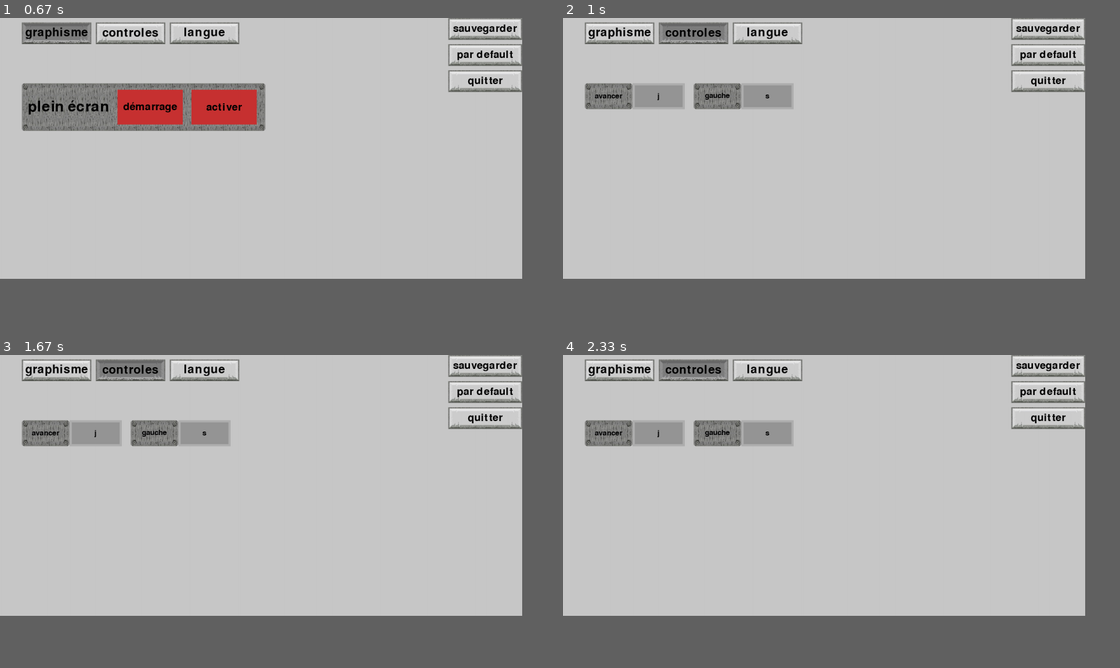
Above: before the commit, frames 1-4 (two rows, left to right).
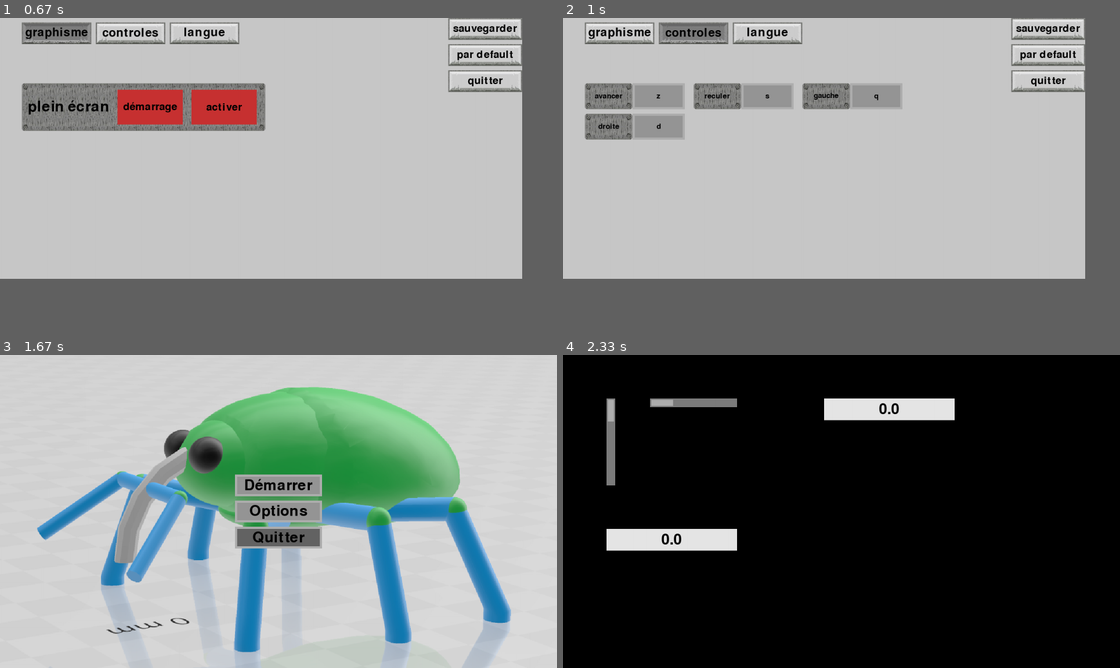
Above: after the commit, the same moments.

Repository: artieur262/Roborancon
Game: pygame game, started from main.py
Same seed, same stepped clock (60 frames per second), same inputs: the game is played once before the commit and once after it.
Inputs (mouse positions are in pixels of both pictures, inside the frame that each line leads up to):
- Up to frame 1 (0.67 s): click (261, 149) at 0.38 s
- Up to frame 2 (1 s): press the mouse at (691, 33) at 0.7 s; move the mouse to (780, 118) at 0.8 s; release the mouse at (863, 202) at 0.93 s
- Up to frame 3 (1.67 s): hold F11 1-1.47 s; hold Esc from 1.5 s (still down)
- Up to frame 4 (2.33 s): release Esc at 1.97 s; press the mouse at (841, 486) at 2.03 s; move the mouse to (785, 452) at 2.13 s; release the mouse at (735, 414) at 2.27 s
In frame 3 the window is 900x450 before the commit and 960x540 after it. Grey fills any space a smaller window leaves; there, only what the larger window draws over its background counts as a difference.

Frame 1 is identical in both runs. In frame 2, 2.9% of the frame differs, in the area x 3-61%, y 20-39%; in frame 3, 36%; in frame 4, 78%, in the area x 0-94%, y 0-84%.

Commit message:
ajout du décalge à la ligne des touuches dans le option ajout des touche reculer et droite

Diff:
--- a/menu/menu_option.py
+++ b/menu/menu_option.py
@@ -35,6 +35,7 @@
 class MenuOption:
     """menu de démarrage"""
 
+    # ordre_touche = ["avancer", "reculer", "gauche", "droite"]
     onglet_langue = {
         "fr": ["graphisme", "controles", "langue"],
         "en": ["graphics", "controls", "language"],
@@ -43,7 +44,20 @@
         "fr": ["démarrage", "activer", "sauvegarder", "par default", "quitter"],
         "en": ["start", "active", "save", "defaut", "quit"],
     }
-    touche_langue = {"fr": {"avancer": "avancer", "gauche": "gauche"}}
+    touche_langue = {
+        "fr": {
+            "avancer": "avancer",
+            "reculer": "reculer",
+            "gauche": "gauche",
+            "droite": "droite",
+        },
+        "en": {
+            "avancer": "forward",
+            "reculer": "backward",
+            "gauche": "left",
+            "droite": "right",
+        },
+    }
     zonetexte_langue = {
         "fr": [
             "plein écran",
@@ -253,6 +267,7 @@
                 mode_palcement,
             )
 
+        # place les boutons et les zones de texte pour changer les controles
         for controle in self.controle[0]:
             self.bouton["controles"].append(
                 BoutonText(
@@ -350,10 +365,18 @@
                     bouton.set_pos((screen.get_width() - bouton.get_size()[0], 120))
         match self.onglet_actuel:
             case "controles":
+                max_ligne = (screen.get_width() - 210) // 250
+                if max_ligne < 2:
+                    max_ligne = 2
+
                 for i, bouton in enumerate(self.bouton["controles"]):
-                    bouton.set_pos((160 + i * 250, 150))
+                    bouton.set_pos(
+                        (160 + i % max_ligne * 250, 150 + 70 * (i // max_ligne))
+                    )
                 for i, zone_texte in enumerate(self.zone_texte["controles"]):
-                    zone_texte.set_pos((50 + i * 250, 150))
+                    zone_texte.set_pos(
+                        (50 + i % max_ligne * 250, 150 + 70 * (i // max_ligne))
+                    )
 
     def actualise_bouton(self):
         """actualise les boutons"""
@@ -553,7 +576,15 @@
         while encour:
             event = actualise_event(clavier, souris)
             temp = menu.play()
-            if temp == "quitter" or "quitter" in event:
+            if clavier.get_pression(pygame.K_F11) == "vien_presser":
+                change_fullscreen()
+                event.add("redimentione")
+
+            if (
+                temp == "quitter"
+                or "quitter" in event
+                or clavier.get_pression(pygame.K_ESCAPE) == "vien_presser"
+            ):
                 if (
                     save.load_json(menu.lien_graphisme) != menu.graphisme
                     or save.load_json(menu.lien_controle) != menu.controle
@@ -570,6 +601,7 @@
                     save.save_json(menu.lien_controle, menu.controle)
                     save.save_json(menu.lien_langue, menu.langue_option)
                 encour = False
+                temp = "quitter"
             if "redimentione" in event:
                 menu.actualise_dimention()
             screen.fill((200, 200, 200))
--- a/option/control.json
+++ b/option/control.json
@@ -1,10 +1,14 @@
 [
  {
-  "avancer": 106,
-  "gauche": 115
+  "avancer": 122,
+  "reculer": 115,
+  "gauche": 113,
+  "droite": 100
  },
  {
-  "avancer": "j",
-  "gauche": "s"
+  "avancer": "z",
+  "reculer": "s",
+  "gauche": "q",
+  "droite": "d"
  }
 ]
--- a/option/control_defaut.json
+++ b/option/control_defaut.json
@@ -1,10 +1,14 @@
 [
     {
-        "avancer": 0,
-        "gauche": 0
+        "avancer": 122,
+        "reculer": 115,
+        "gauche": 113,
+        "droite": 100
     },
     {
-        "avancer": "None",
-        "gauche": "None"
+        "avancer": "z",
+        "reculer": "s",
+        "gauche": "q",
+        "droite": "d"
     }
 ]
